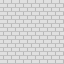
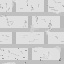
Comparing the layer stacks of the two 64×64 images. Changes:
added layer "details" above "Pasted Layer #4" over <box>0,0,64,64</box>
added layer "Pasted Layer #4" above "Real" over <box>0,0,64,64</box>
painted on "Real" over <box>0,0,64,63</box>
